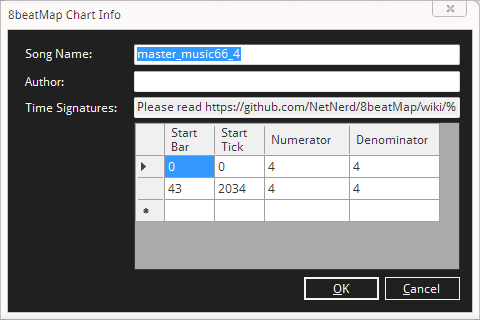
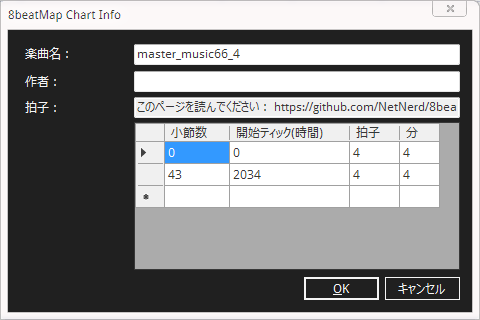
Layers edited between the first and the second (480, 320) image:
added layer "Layer 3" above "Layer 2" over [0, 0, 480, 320]
hid "Layer 1" over [0, 0, 480, 320]
